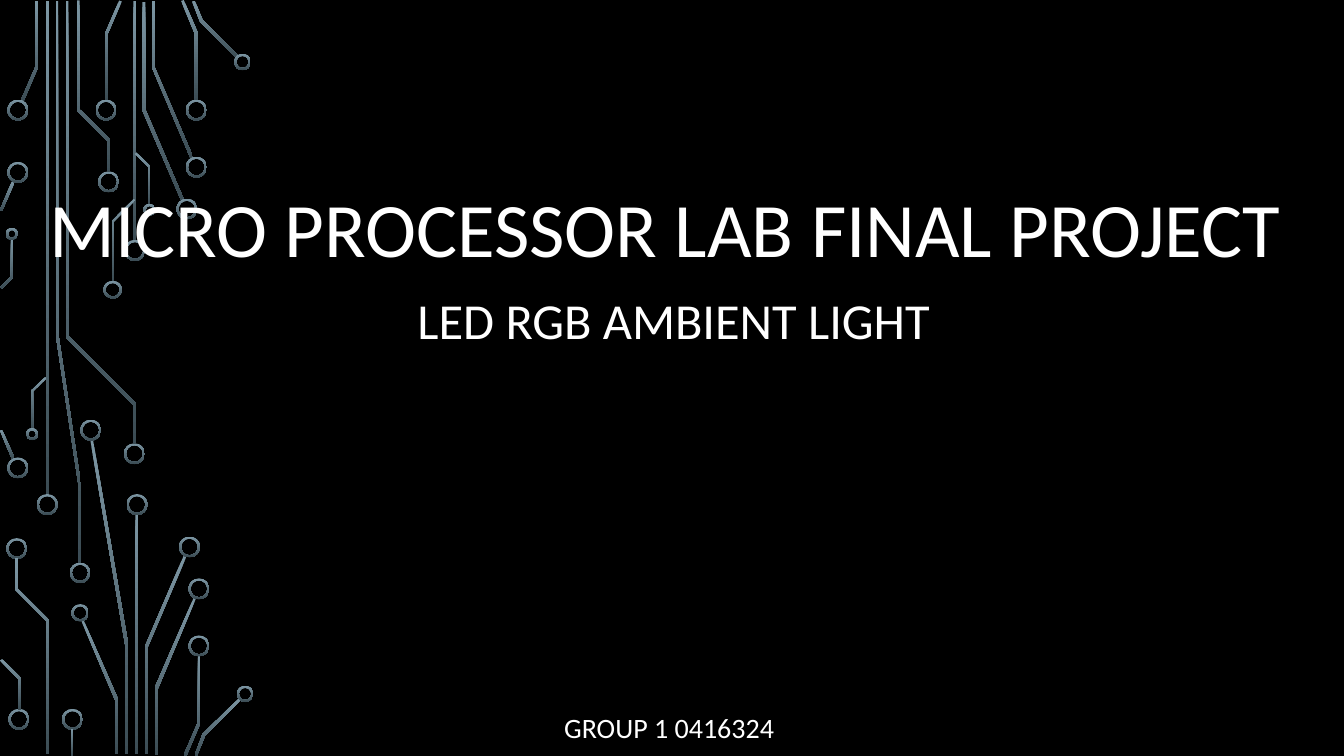
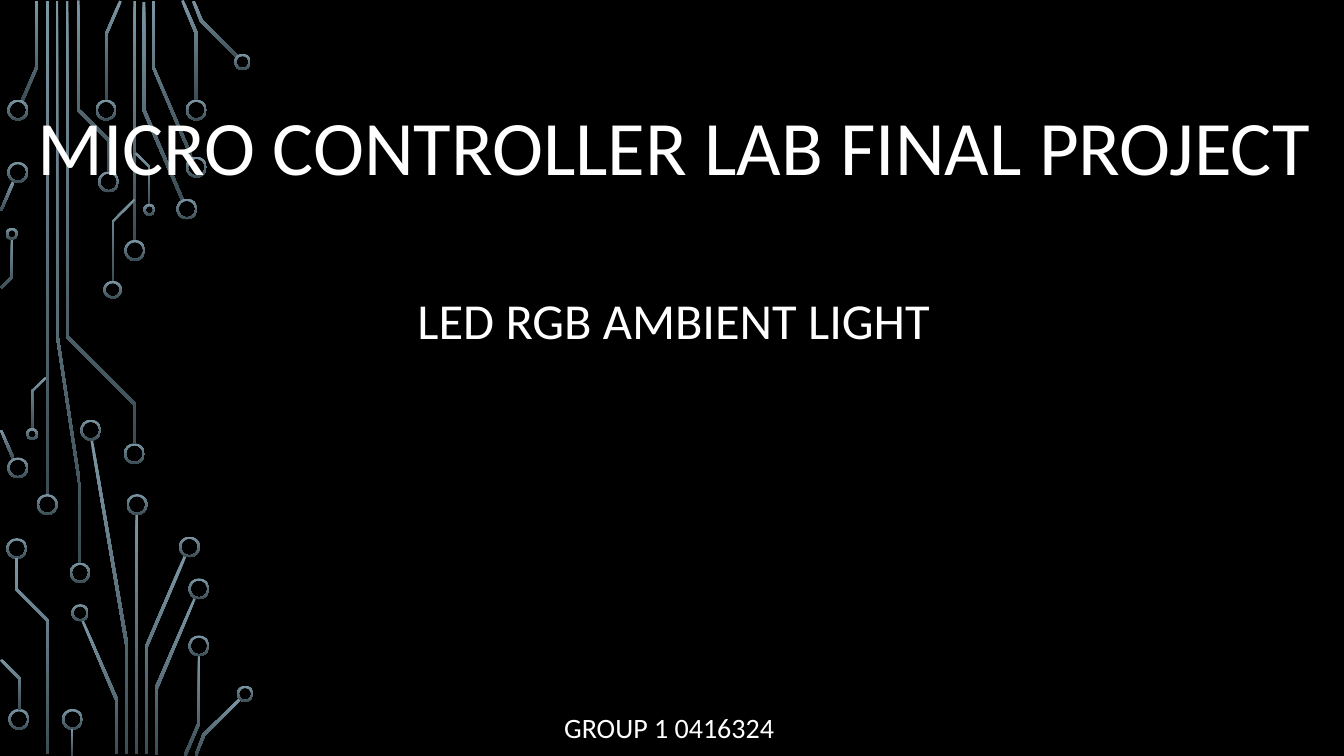
Before and after one commit to Alfons0329/MPSLab_Fall_2017, a slide deck: slide 1 of Final_Project/Proposal.pptx. Drawn at 1344x756 pixels with LibreOffice and Linux fonts; fonts in the diff are those of the drawing; background and template pictures are left out. Boxes give left, top, right and bottom in pixels: in the first picture for what was removed or moved away, otherwise in the second. Text is boxed around its words. In the diff, an @@ line names an element or a change of style, - is before the commit and + after.

Commit message:
final project proposal

```diff
--- a/Final_Project/Proposal.pptx
+++ b/Final_Project/Proposal.pptx
@@ title at <box>37,112,1310,340</box>: text changed @@
-MICRO PROCESSOR LAB FINAL PROJECT
-LED RGB AMBIENT LIGHT
+MICRO CONTROLLER LAB FINAL PROJECT
+LED RGB AMBIENT LIGHT
```
Also in this commit, not shown: 5 other files.
